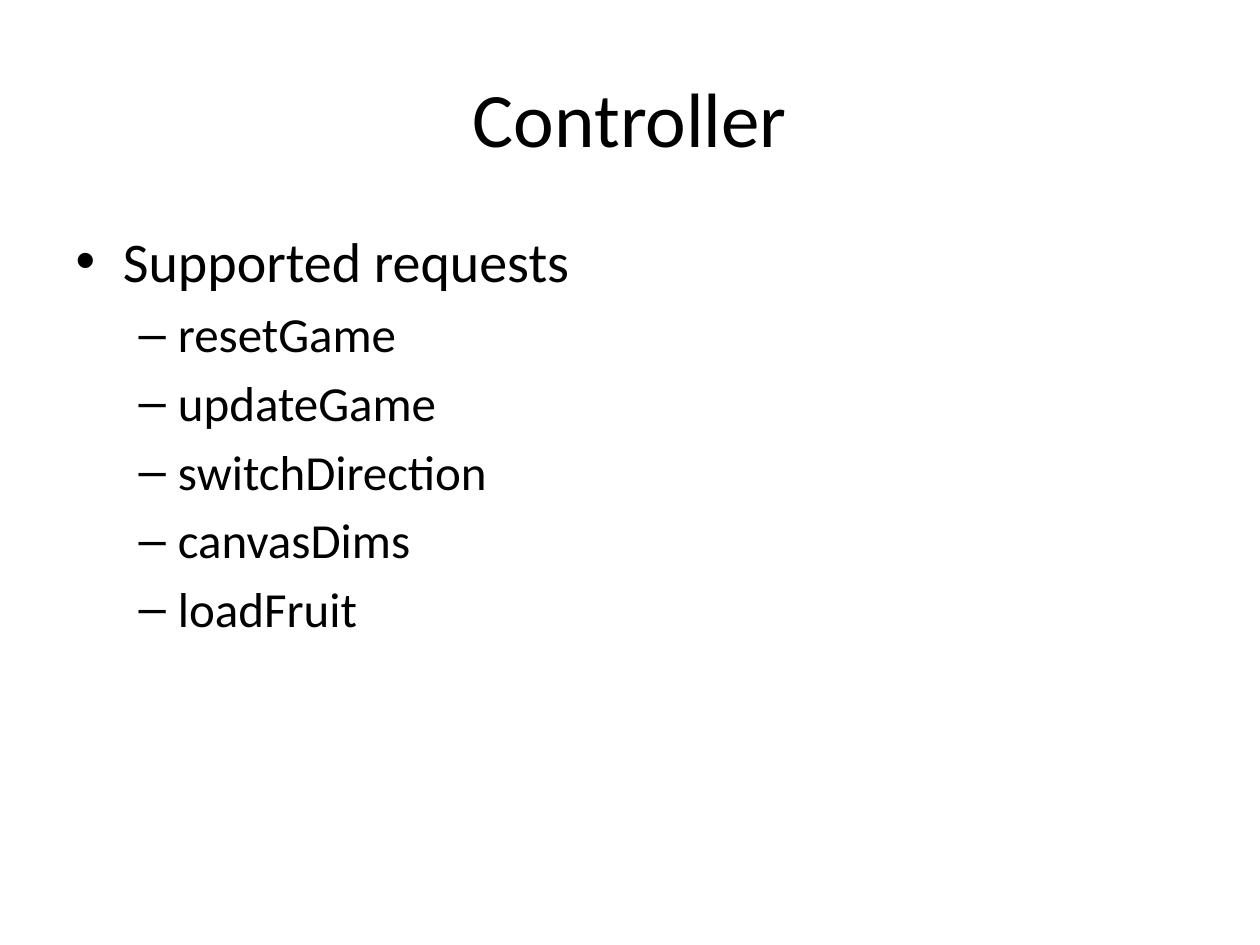
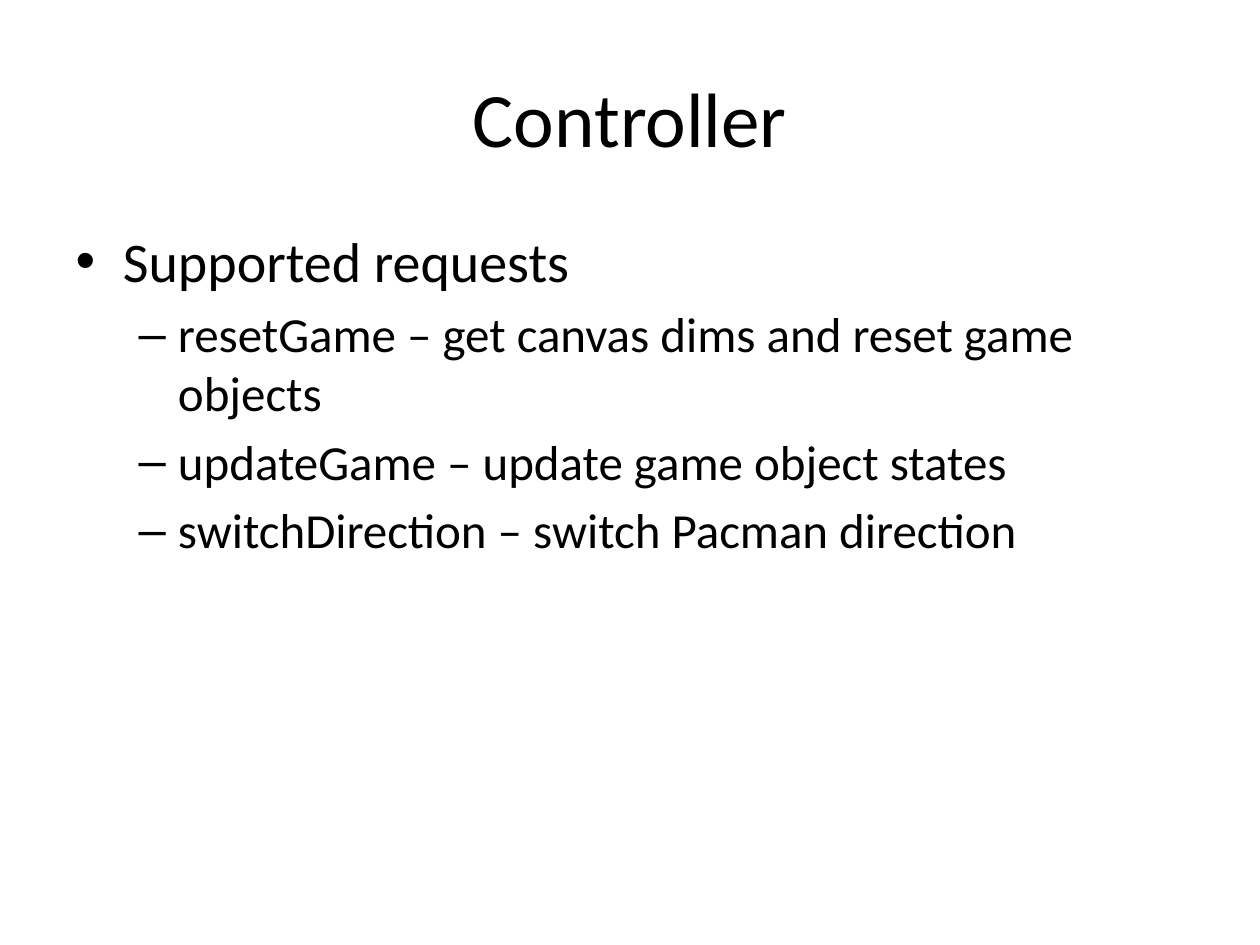
Before and after one commit to 11manu96/comp504-H7, a slide deck: slide 9 of src/main/resources/hw7_presentation.pptx. Drawn at 1260x945 pixels with LibreOffice and Linux fonts; fonts in the diff are those of the drawing. Boxes give left, top, right and bottom in pixels: in the first picture for what was removed or moved away, otherwise in the second. Text is boxed around its words. In the diff, an @@ line names an element or a change of style, - is before the commit and + after.

Commit message:
update powerpoint

```diff
--- a/src/main/resources/hw7_presentation.pptx
+++ b/src/main/resources/hw7_presentation.pptx
@@ text at [178, 318, 1073, 549]: text changed @@
-  – resetGame
-  – updateGame
-  – switchDirection
-  – canvasDims
-  – loadFruit
+  – resetGame – get canvas dims and reset game objects
+  – updateGame – update game object states
+  – switchDirection – switch Pacman direction
```
Also in this commit, not shown: 3 other slides changed.
